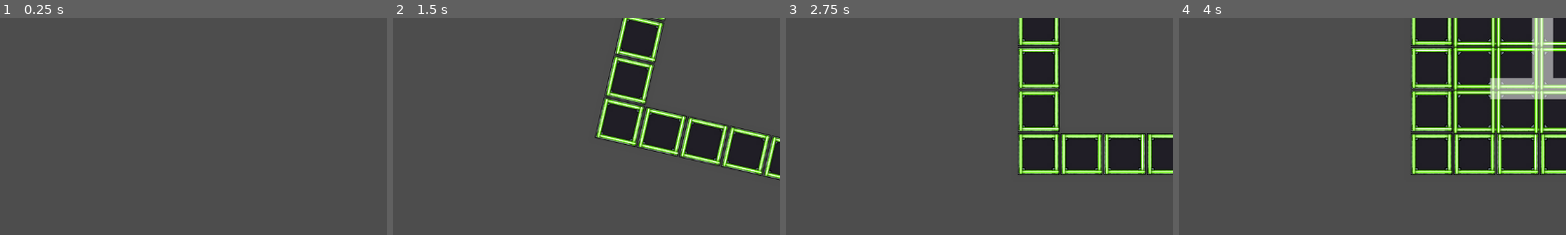
Above: before the commit, frames 1-4 (left to right).
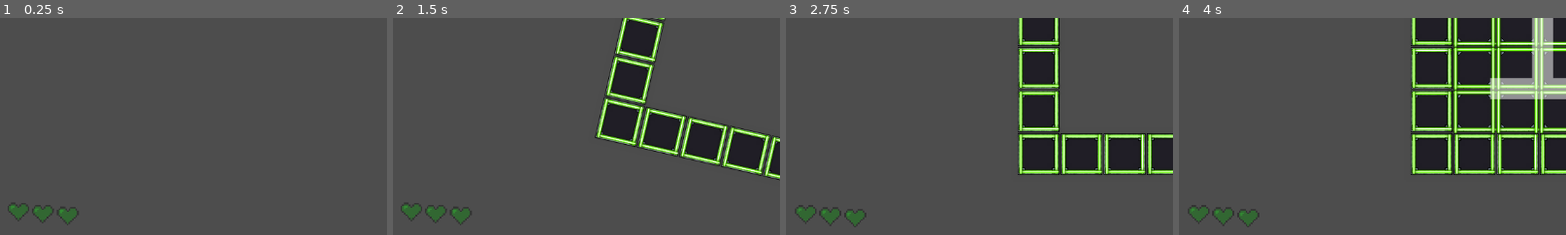
Above: after the commit, the same moments.

Repository: Sam-Gaudet/GameDevProject
Game: Godot game, scene res://Scenes/Gameboard/game_board.tscn
The game is run twice, just before and just after one commit, with the same random seed, the same clock (stepped at 60 frames per second) and the same inputs.
Inputs:
- Up to frame 1 (0.25 s): no input
- Up to frame 2 (1.5 s): tap Enter (ui_accept) at 0.5 s; hold D (move_right) from 0.53 s (still down); tap Space (jump) at 0.77 s
- Up to frame 3 (2.75 s): tap Space (jump) at 1.52 s; release D (move_right) at 2.03 s; hold A (move_left) from 2.03 s (still down)
- Up to frame 4 (4 s): release A (move_left) at 2.78 s; hold D (move_right) from 2.78 s (still down); tap Space (jump) at 3.02, 3.77 s
The pictures show only the part of the screen within x 1-51%, y 48-98%; the shares and areas given below are measured in that part.

The runs differ from the first frame. In frame 1, 0.8% of the frame differs, in the area x 2-21%, y 85-96%; in frame 2, 0.8%; in frame 3, 0.8%, in the area x 2-21%, y 86-97%; in frame 4, 0.8%.

Commit message:
player finnaly takes damage and hearths work

Diff:
--- a/game-dev-project/Scenes/Gameboard/game_board.tscn
+++ b/game-dev-project/Scenes/Gameboard/game_board.tscn
@@ -1,9 +1,10 @@
-[gd_scene load_steps=48 format=3 uid="uid://cfie0mfxbb5ed"]
+[gd_scene load_steps=52 format=3 uid="uid://cfie0mfxbb5ed"]
 
 [ext_resource type="Script" uid="uid://18wcj2jaknpp" path="res://Scenes/Gameboard/game_board.gd" id="1_8iux8"]
 [ext_resource type="Script" uid="uid://7lhiqqsvopn3" path="res://Scenes/Gameboard/camera.gd" id="2_h6sja"]
 [ext_resource type="Script" uid="uid://ds75cp8ibbtl7" path="res://Scenes/Gameboard/countdown.gd" id="4_gsrb0"]
 [ext_resource type="FontFile" uid="uid://rf3xdt6kmvpp" path="res://Assets/GameboardAssets/GelatinMonoTTF.ttf" id="5_gsrb0"]
+[ext_resource type="Texture2D" uid="uid://d2i7u7itukj8t" path="res://Assets/GameboardAssets/green heart.png" id="5_uk3bs"]
 [ext_resource type="Texture2D" uid="uid://dh2lf6nutqqr6" path="res://Assets/GameboardAssets/Fx/Fx05/Fx05_01.png" id="6_h26sm"]
 [ext_resource type="Texture2D" uid="uid://dop1v1isgqaiq" path="res://Assets/GameboardAssets/Fx/Fx05/Fx05_02.png" id="7_w2c1j"]
 [ext_resource type="Texture2D" uid="uid://3ulc1nr7rdlr" path="res://Assets/GameboardAssets/Fx/Fx05/Fx05_03.png" id="8_bv5xx"]
@@ -42,11 +43,14 @@
 [ext_resource type="Texture2D" uid="uid://dvnid3j1s1hfb" path="res://Assets/GameboardAssets/Fx/Fx05/Fx05_36.png" id="41_pynnk"]
 [ext_resource type="Texture2D" uid="uid://dhnkpquvu4ki" path="res://Assets/GameboardAssets/Fx/Fx05/Fx05_37.png" id="42_l2syn"]
 [ext_resource type="Texture2D" uid="uid://b30pewo2uymbh" path="res://Assets/GameboardAssets/Fx/Fx05/Fx05_38.png" id="43_o16ux"]
+[ext_resource type="Texture2D" uid="uid://cvmubg66kvtga" path="res://Assets/GameboardAssets/solid-red-background-14148727243CA.jpg" id="45_bv5xx"]
 [ext_resource type="Script" uid="uid://dqvbspy6c2jio" path="res://Scenes/Gameboard/main_character.gd" id="46_oa80g"]
 [ext_resource type="Texture2D" uid="uid://i76c8o64rakq" path="res://Assets/GameboardAssets/hearth.png" id="46_uk3bs"]
 
 [sub_resource type="CircleShape2D" id="CircleShape2D_uk3bs"]
 radius = 8.0
+
+[sub_resource type="CircleShape2D" id="CircleShape2D_bv5xx"]
 
 [sub_resource type="SpriteFrames" id="SpriteFrames_vaqoi"]
 animations = [{
@@ -173,6 +177,9 @@
 [sub_resource type="RectangleShape2D" id="RectangleShape2D_fleov"]
 size = Vector2(1937.49, 1714)
 
+[sub_resource type="RectangleShape2D" id="RectangleShape2D_uk3bs"]
+size = Vector2(153, 27)
+
 [node name="GameBoard" type="Node2D"]
 script = ExtResource("1_8iux8")
 
@@ -188,6 +195,11 @@
 
 [node name="CollisionShape2D" type="CollisionShape2D" parent="MainCharacter"]
 shape = SubResource("CircleShape2D_uk3bs")
+
+[node name="ouch" type="Area2D" parent="MainCharacter"]
+
+[node name="CollisionShape2D" type="CollisionShape2D" parent="MainCharacter/ouch"]
+shape = SubResource("CircleShape2D_bv5xx")
 
 [node name="camera" type="Camera2D" parent="."]
 rotation = 0.872665
@@ -196,6 +208,33 @@
 limit_smoothed = true
 position_smoothing_enabled = true
 script = ExtResource("2_h6sja")
+
+[node name="health" type="Node2D" parent="camera"]
+rotation = -0.872665
+
+[node name="1" type="Sprite2D" parent="camera/health"]
+modulate = Color(0, 1, 0, 1)
+self_modulate = Color(1, 1, 1, 0.341176)
+position = Vector2(-561.93, -230.673)
+rotation = 0.872665
+scale = Vector2(0.05, 0.05)
+texture = ExtResource("5_uk3bs")
+
+[node name="2" type="Sprite2D" parent="camera/health"]
+modulate = Color(0, 1, 0, 1)
+self_modulate = Color(1, 1, 1, 0.341176)
+position = Vector2(-541, -201)
+rotation = 0.872665
+scale = Vector2(0.05, 0.05)
+texture = ExtResource("5_uk3bs")
+
+[node name="3" type="Sprite2D" parent="camera/health"]
+modulate = Color(0, 1, 0, 1)
+self_modulate = Color(1, 1, 1, 0.341176)
+position = Vector2(-519, -171)
+rotation = 0.872665
+scale = Vector2(0.05, 0.05)
+texture = ExtResource("5_uk3bs")
 
 [node name="Countdown" type="Node2D" parent="."]
 script = ExtResource("4_gsrb0")
@@ -268,3 +307,18 @@
 scale = Vector2(0.228646, 0.256709)
 shape = SubResource("RectangleShape2D_fleov")
 debug_color = Color(0.820336, 0.353676, 0.511924, 0.415686)
+
+[node name="dummy laser" type="Area2D" parent="." groups=["projectile"]]
+visible = false
+
+[node name="CollisionShape2D" type="CollisionShape2D" parent="dummy laser" groups=["projectile"]]
+position = Vector2(0.5, 55.5)
+shape = SubResource("RectangleShape2D_uk3bs")
+
+[node name="Sprite2D" type="Sprite2D" parent="dummy laser"]
+position = Vector2(5.72205e-06, 56)
+scale = Vector2(0.0791667, 0.0151692)
+texture = ExtResource("45_bv5xx")
+
+[connection signal="body_entered" from="MainCharacter" to="MainCharacter" method="_on_body_entered"]
+[connection signal="area_entered" from="MainCharacter/ouch" to="MainCharacter" method="_on_ouch_area_entered"]
--- a/game-dev-project/Scenes/Gameboard/main_character.gd
+++ b/game-dev-project/Scenes/Gameboard/main_character.gd
@@ -4,11 +4,18 @@
 const GRID_SIZE = 7
 const HALF_GRID = GRID_SIZE / 2
 @onready var hide_timer := Timer.new()
+@onready var hearth1 = $"../camera/health/1"
+@onready var health2 = $"../camera/health/2"
+@onready var health3 = $"../camera/health/3"
 const MIN_POS = Vector2(-HALF_GRID, -HALF_GRID) * TILE_SIZE
 const MAX_POS = Vector2(HALF_GRID, HALF_GRID) * TILE_SIZE
+
 var is_moving = false
 var move_duration = 0.1
 var target_position: Vector2
+
+var life := 3
+
 
 func _ready():
 	position = position.snapped(Vector2(TILE_SIZE, TILE_SIZE))
@@ -33,7 +40,6 @@
 	if input_vector != Vector2.ZERO:
 		var proposed_position = position + input_vector * TILE_SIZE
 
-		# Check that the proposed position is within the board boundaries
 		if proposed_position.x >= MIN_POS.x and proposed_position.x <= MAX_POS.x and proposed_position.y >= MIN_POS.y and proposed_position.y <= MAX_POS.y:
 			move_to_tile(proposed_position)
 
@@ -50,6 +56,20 @@
 func _on_hide_timer_timeout():
 	visible = true
 
+func _on_ouch_area_entered(area: Area2D):
+	if area.is_in_group("projectile"):
+		take_damage()
 
-func take_damaga():
-	print("take damage")
+
+func take_damage():
+	if life <= 0:
+		return
+	life -= 1
+	print("Player took damage! Life is now: ", life)
+	match life:
+		2:
+			health3.visible = false
+		1:
+			health2.visible = false
+		0:
+			hearth1.visible = false
--- a/game-dev-project/project.godot
+++ b/game-dev-project/project.godot
@@ -14,6 +14,10 @@
 run/main_scene="uid://cfie0mfxbb5ed"
 config/features=PackedStringArray("4.4", "Forward Plus")
 config/icon="res://icon.svg"
+
+[global_group]
+
+projectile=""
 
 [input]
 
Binary file added: game-dev-project/Assets/GameboardAssets/green heart.png
Not shown, added: game-dev-project/Assets/GameboardAssets/green heart.png.import
Binary file added: game-dev-project/Assets/GameboardAssets/heartlife.png
Not shown, added: game-dev-project/Assets/GameboardAssets/heartlife.png.import
